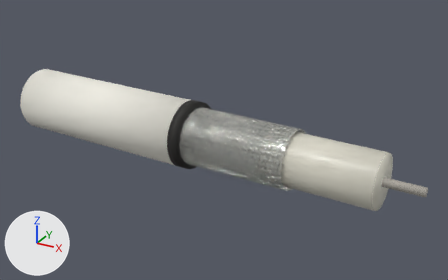
Before and after pictures for a commit that changed the glTF model public/models/rf-syv753.glb.
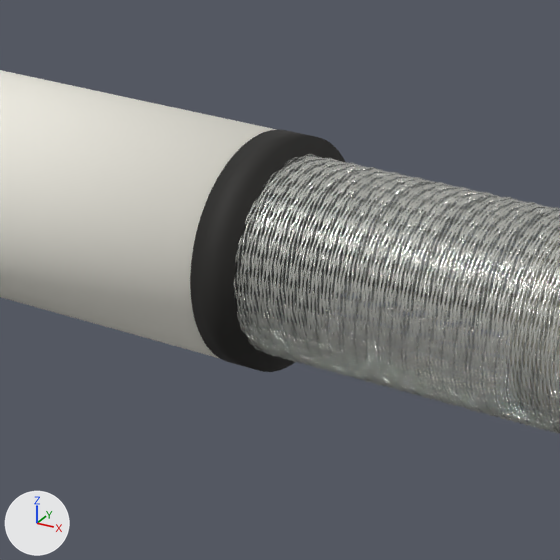
There are two pictures of each version: one whole from a camera (50 mm lens) standing at (4.33, -7.17, 3.62) and looking at (0.29, 0.19, -0.06), one close up on the part from 25% to 61% of the width and 23% to 80% of the height. Arrows for +X, +Y and +Z are at lower left; the lights stay in place. The older version's two pictures come first. Where no turn or scale is listed for an object, it has been applied to the vertices.

In view in the first close-up: 'braid left hand carrier 02', 'braid left hand carrier 03', 'braid left hand carrier 04', 'braid left hand carrier 05', 'braid left hand carrier 06', 'braid left hand carrier 08', 'braid left hand carrier 11', 'braid left hand carrier 13', 'braid left hand carrier 14', 'braid left hand carrier 15', 'jacket cut lip', 'matte black pvc jacket body' and 24 more.
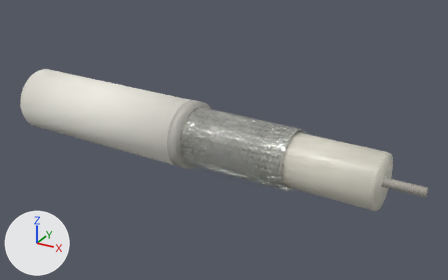
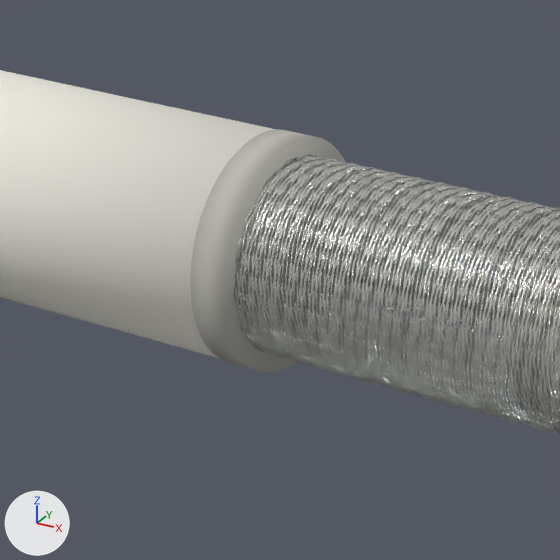
The change in detail:
Material 'fresh jacket cut edge' (mat_fresh_jacket_cut_edge) changes colour from black #242321 to grey #bbb9b1; in linear values from (0.018, 0.017, 0.015) to (0.499, 0.487, 0.441).

Boxes (x1, y1, x2, y2) around the edits, measured in the close-ups (560 x 560 px):
'jacket cut lip', recoloured (black to grey)
    both: (190, 129, 355, 372)
